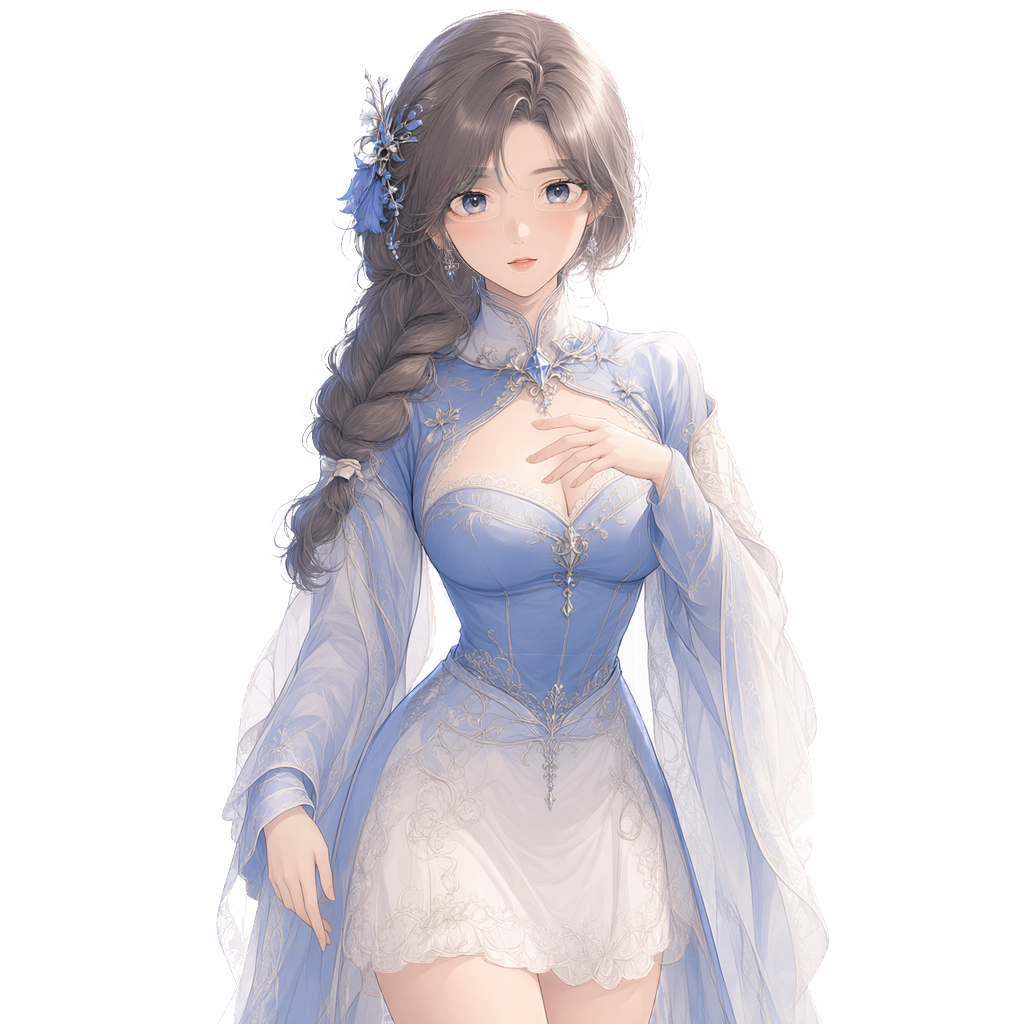
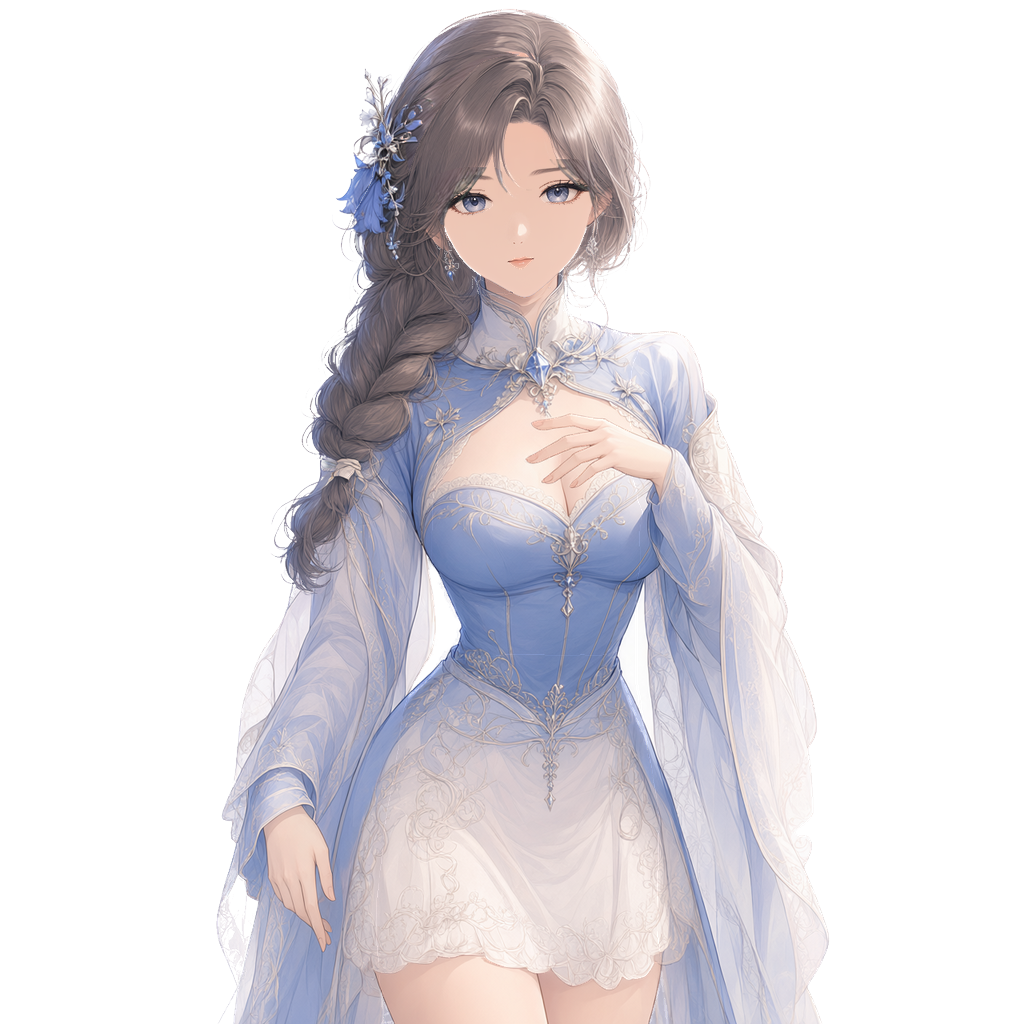
Layers edited between the first and the second (1024, 1024) image:
painted on "mouth_smile" over [498, 255, 546, 274]
painted on "mouth_open" over [503, 249, 542, 279]
painted on "eye_close-r" over [535, 188, 591, 208]
painted on "eye_close-l" over [444, 199, 497, 220]
painted on "mouth_close" over [503, 254, 541, 276]
painted on "eyebrow-r" over [524, 163, 583, 180]
painted on "eyebrow-l" over [454, 171, 497, 189]
painted on "eyelash-r" over [531, 175, 593, 214]
painted on "irides-r" over [542, 178, 574, 210]
painted on "eyewhite-r" over [537, 181, 584, 208]
painted on "eyelash-l" over [440, 185, 502, 225]
painted on "irides-l" over [458, 188, 490, 220]
painted on "eyewhite-l" over [448, 191, 497, 219]
painted on "nose" over [499, 208, 534, 250]
painted on "face" over [399, 51, 595, 300]
